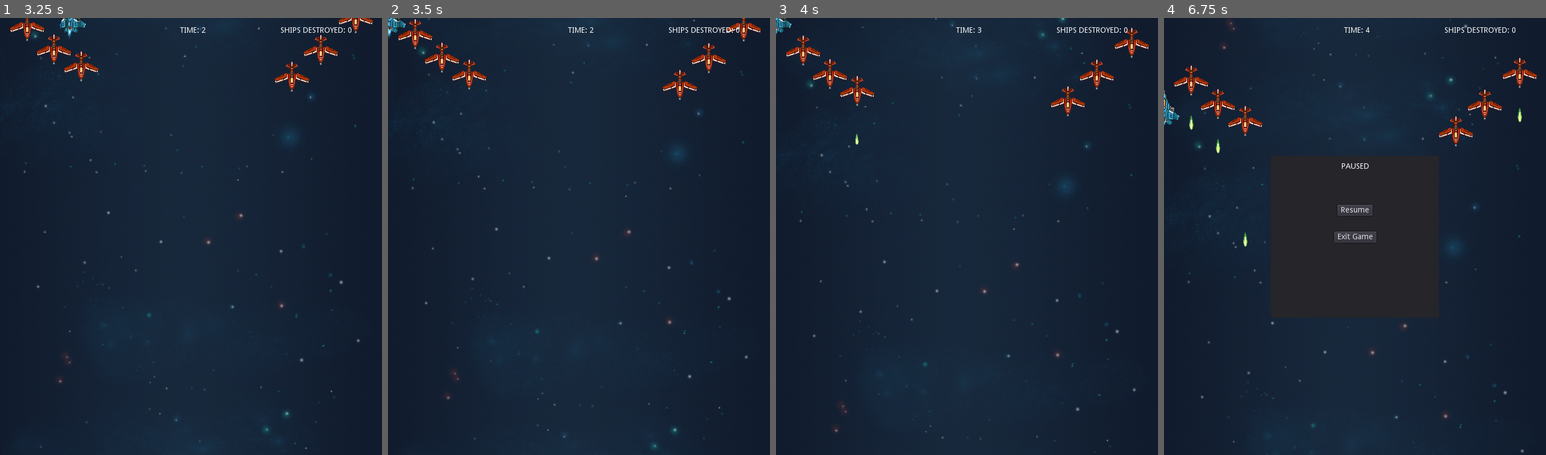
Above: before the commit, frames 1-4 (left to right).
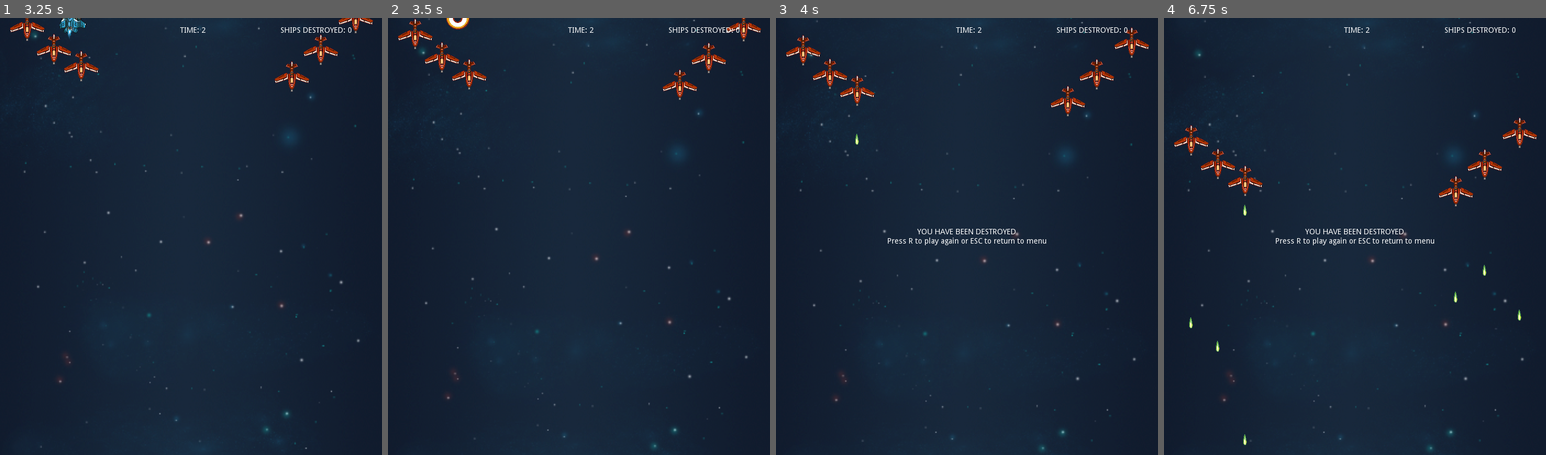
Above: after the commit, the same moments.

Repository: jdibble21/FP-Space-Odyssey
Game: Godot game, scene res://src/Menu.tscn
The game is run twice, just before and just after one commit, with the same random seed, the same clock (stepped at 60 frames per second) and the same inputs.
Inputs (mouse positions are in pixels of both pictures, inside the frame that each line leads up to):
- Up to frame 1 (3.25 s): click "PLAY!" at 0.5 s; move the mouse to (171, 323) at 1.27 s; hold W (move_up) 1.28-2.78 s; click (171, 323) at 1.35 s; move the mouse to (305, 302) at 2.02 s; click (305, 302) at 2.1 s; move the mouse to (76, 170) at 2.77 s; hold A (move_left) from 2.78 s (still down); click (76, 170) at 2.85 s
- Up to frame 2 (3.5 s): keep holding A (move_left)
- Up to frame 3 (4 s): keep holding A (move_left); move the mouse to (986, 236) at 3.52 s; click (986, 236) at 3.6 s
- Up to frame 4 (6.75 s): tap R every 0.75 s from 4.25 to 6.5 s; move the mouse to (1297, 127) at 4.27 s; release A (move_left) at 4.28 s; hold S (move_down) 4.28-5.03 s; click (1297, 127) at 4.35 s; tap Escape (pause_game) at 4.9 s; move the mouse to (1439, 214) at 5.02 s; hold D (move_right) 5.03-5.78 s; click (1439, 214) at 5.1 s; move the mouse to (1278, 258) at 5.77 s; hold W (move_up) 5.78-6.53 s; click (1278, 258) at 5.85 s; move the mouse to (1393, 140) at 6.52 s; hold D (move_right) from 6.53 s (still down); click (1393, 140) at 6.6 s

Frame 1 is identical in both runs. In frame 2, 0.2% of the frame differs, in the area x 0-22%, y 0-5%; in frame 3, 1.1%; in frame 4, 4.5%, in the area x 0-98%, y 0-100%.

Commit message:
Comply with style guide

Diff:
--- /dev/null
+++ b/project/src/AsteroidHazards/AsteroidHazardOne.gd
@@ -0,0 +1,14 @@
+# Asteroid hazard that spawns randomly on the x axis
+extends Area2D
+
+const SPEED := 80
+
+func _ready():
+	randomize()
+	position.x = randi()%670+30
+	$AnimationPlayer.play("active")
+
+func _process(delta):
+	position += transform.y * SPEED * delta
+	if position.y >= 800:
+		queue_free()
--- /dev/null
+++ b/project/src/AsteroidHazards/AsteroidHazardOne.tscn
@@ -0,0 +1,39 @@
+[gd_scene load_steps=5 format=2]
+
+[ext_resource path="res://src/AsteroidHazards/AsteroidHazardOne.gd" type="Script" id=1]
+[ext_resource path="res://assets/PixelSpaceRage/256px/Asteroid 01_png_processed.png" type="Texture" id=2]
+
+[sub_resource type="CircleShape2D" id=1]
+radius = 19.4813
+
+[sub_resource type="Animation" id=2]
+resource_name = "active"
+length = 2.0
+loop = true
+tracks/0/type = "value"
+tracks/0/path = NodePath("Sprite:rotation_degrees")
+tracks/0/interp = 1
+tracks/0/loop_wrap = true
+tracks/0/imported = false
+tracks/0/enabled = true
+tracks/0/keys = {
+"times": PoolRealArray( 0, 0.5, 1, 1.5, 2 ),
+"transitions": PoolRealArray( 1, 1, 1, 1, 1 ),
+"update": 0,
+"values": [ 0.0, 90.0, 180.0, 270.0, 360.0 ]
+}
+
+[node name="AsteroidHazardOne" type="Area2D" groups=[
+"hazard",
+]]
+script = ExtResource( 1 )
+
+[node name="CollisionShape2D" type="CollisionShape2D" parent="."]
+shape = SubResource( 1 )
+
+[node name="Sprite" type="Sprite" parent="."]
+rotation = 6.28319
+texture = ExtResource( 2 )
+
+[node name="AnimationPlayer" type="AnimationPlayer" parent="."]
+anims/active = SubResource( 2 )
--- a/project/src/Asteroid_Hazards/AsteroidHazardOne.gd
+++ /dev/null
@@ -1,13 +0,0 @@
-# Asteroid hazard that spawns randomly on the x axis
-extends Area2D
-
-const SPEED := 80
-
-func _ready():
-	position.x = randi()%670+30
-	$AnimationPlayer.play("active")
-
-func _process(delta):
-	position += transform.y * SPEED * delta
-	if position.y >= 800:
-		queue_free()
--- a/project/src/Asteroid_Hazards/AsteroidHazardOne.tscn
+++ /dev/null
@@ -1,39 +0,0 @@
-[gd_scene load_steps=5 format=2]
-
-[ext_resource path="res://src/Asteroid_Hazards/AsteroidHazardOne.gd" type="Script" id=1]
-[ext_resource path="res://assets/PixelSpaceRage/256px/Asteroid 01_png_processed.png" type="Texture" id=2]
-
-[sub_resource type="CircleShape2D" id=1]
-radius = 19.4813
-
-[sub_resource type="Animation" id=2]
-resource_name = "active"
-length = 2.0
-loop = true
-tracks/0/type = "value"
-tracks/0/path = NodePath("Sprite:rotation_degrees")
-tracks/0/interp = 1
-tracks/0/loop_wrap = true
-tracks/0/imported = false
-tracks/0/enabled = true
-tracks/0/keys = {
-"times": PoolRealArray( 0, 0.5, 1, 1.5, 2 ),
-"transitions": PoolRealArray( 1, 1, 1, 1, 1 ),
-"update": 0,
-"values": [ 0.0, 90.0, 180.0, 270.0, 360.0 ]
-}
-
-[node name="AsteroidHazardOne" type="Area2D" groups=[
-"hazard",
-]]
-script = ExtResource( 1 )
-
-[node name="CollisionShape2D" type="CollisionShape2D" parent="."]
-shape = SubResource( 1 )
-
-[node name="Sprite" type="Sprite" parent="."]
-rotation = 6.28319
-texture = ExtResource( 2 )
-
-[node name="AnimationPlayer" type="AnimationPlayer" parent="."]
-anims/active = SubResource( 2 )
--- /dev/null
+++ b/project/src/LevelOne/LevelOne.gd
@@ -0,0 +1,62 @@
+# Handles scrolling background, global values such as scoring, music,
+# and end of level situations. Also handles launching asteroid hazards
+# IGNORED WARNINGS:
+# the connect() functions returned a value I could not access
+# nor do I need to use, even though the signal itself is still used
+extends Node2D
+
+const SPEED := 2
+
+export (PackedScene) var _asteroid_one
+var _ships_destroyed := 0
+
+onready var _HUD := $HUD
+onready var _background := $ParallaxBackground/ParallaxLayer
+
+func _ready():
+# warning-ignore:return_value_discarded
+	$Player.connect("player_defeated",self,"_on_player_defeat")
+# warning-ignore:return_value_discarded
+	$Player.connect("enemy_destroyed",self,"_add_score")
+	$Player.current_pos = $PlayerSpawn.position
+	$PauseMenu/PausePanel.hide()
+	$MusicLoop.play()
+
+
+func _process(_delta):
+	if Input.is_action_pressed("pause_game"):
+		_on_pause_pressed()
+	if _background.position.y >= 800:
+		_background.motion_offset.y = 0
+	_background.motion_offset.y += SPEED
+	# Update HUD values
+	$HUD/TimeLabel.text = "TIME: " + str(_HUD.rounded_time)
+	$HUD/ScoreLabel.text = "SHIPS DESTROYED: " + str(_ships_destroyed)
+	if _HUD.rounded_time >= 25:
+		$HUD/GameOverLabel.show()
+		$MusicLoop.stop()
+		get_tree().paused = true
+
+
+func _on_player_defeat():
+	$HUD.set_process(false)
+	$MusicLoop.stop()
+	$HUD/DefeatLabel.show()
+	set_process(false)
+	$ShipSpawns/FormationSpawnTimer.stop()
+	$Player.queue_free()
+
+
+func _on_pause_pressed():
+	get_tree().paused = true
+	$PauseMenu/PausePanel.show()
+
+
+func _add_score():
+	_ships_destroyed += 1
+
+
+func _on_hazard_timer_timeout():
+	# Refactor to randomly add different types later
+	var _new_hazard = _asteroid_one.instance()
+	add_child(_new_hazard)
--- /dev/null
+++ b/project/src/LevelOne/LevelOne.tscn
@@ -0,0 +1,58 @@
+[gd_scene load_steps=10 format=2]
+
+[ext_resource path="res://src/StandardEnemies/StandardEnemyEasy.tscn" type="PackedScene" id=1]
+[ext_resource path="res://src/AsteroidHazards/AsteroidHazardOne.tscn" type="PackedScene" id=2]
+[ext_resource path="res://src/PauseMenu.tscn" type="PackedScene" id=3]
+[ext_resource path="res://src/Player/Player.tscn" type="PackedScene" id=4]
+[ext_resource path="res://src/Player/HUD.tscn" type="PackedScene" id=5]
+[ext_resource path="res://src/LevelOne/LevelOne.gd" type="Script" id=6]
+[ext_resource path="res://src/LevelOne/LevelOneShipSpawns.gd" type="Script" id=7]
+[ext_resource path="res://assets/PixelSpaceRage/PixelBackgroundSeamlessVertically.png" type="Texture" id=8]
+[ext_resource path="res://assets/sound_assets/443865__vabsounds__laserattack.ogg" type="AudioStream" id=9]
+
+[node name="LevelOne" type="Node2D"]
+script = ExtResource( 6 )
+_asteroid_one = ExtResource( 2 )
+
+[node name="HUD" parent="." instance=ExtResource( 5 )]
+
+[node name="Player" parent="." instance=ExtResource( 4 )]
+position = Vector2( 348.136, 355.099 )
+
+[node name="ParallaxBackground" type="ParallaxBackground" parent="."]
+
+[node name="ParallaxLayer" type="ParallaxLayer" parent="ParallaxBackground"]
+
+[node name="Sprite2" type="Sprite" parent="ParallaxBackground/ParallaxLayer"]
+scale = Vector2( 2.01388, 2.03633 )
+texture = ExtResource( 8 )
+centered = false
+
+[node name="Sprite3" type="Sprite" parent="ParallaxBackground/ParallaxLayer"]
+position = Vector2( 0, -813 )
+scale = Vector2( 2.01388, 2.03633 )
+texture = ExtResource( 8 )
+centered = false
+
+[node name="ShipSpawns" type="Node" parent="."]
+script = ExtResource( 7 )
+_basic_ship = ExtResource( 1 )
+
+[node name="FormationSpawnTimer" type="Timer" parent="ShipSpawns"]
+wait_time = 4.0
+autostart = true
+
+[node name="HazardTimer" type="Timer" parent="."]
+wait_time = 10.0
+autostart = true
+
+[node name="PlayerSpawn" type="Position2D" parent="."]
+position = Vector2( 354.136, 696.786 )
+
+[node name="MusicLoop" type="AudioStreamPlayer2D" parent="."]
+stream = ExtResource( 9 )
+volume_db = -9.087
+
+[node name="PauseMenu" parent="." instance=ExtResource( 3 )]
+[connection signal="timeout" from="ShipSpawns/FormationSpawnTimer" to="ShipSpawns" method="_on_FormationSpawnTimer_timeout"]
+[connection signal="timeout" from="HazardTimer" to="." method="_on_hazard_timer_timeout"]
--- a/project/src/Level_One/LevelOne.gd
+++ /dev/null
@@ -1,61 +0,0 @@
-# Handles scrolling background, global values such as scoring, music,
-# and end of level situations. Also handles launching asteroid hazards
-# IGNORED WARNINGS:
-# the connect() functions returned a value I could not access
-# nor do I need to use, even though the signal itself is still used
-extends Node2D
-
-const SPEED := 2
-
-export (PackedScene) var _asteroid_one
-var _ships_destroyed := 0
-
-onready var _HUD := $HUD
-onready var _background := $ParallaxBackground/ParallaxLayer
-
-func _ready():
-# warning-ignore:return_value_discarded
-	$Player.connect("player_defeated",self,"_on_player_defeat")
-# warning-ignore:return_value_discarded
-	$Player.connect("enemy_destroyed",self,"_add_score")
-	$Player.current_pos = $PlayerSpawn.position
-	$PauseMenu/PausePanel.hide()
-	$MusicLoop.play()
-
-
-func _process(_delta):
-	if Input.is_action_pressed("pause_game"):
-		_on_pause_pressed()
-	if _background.position.y >= 800:
-		_background.motion_offset.y = 0
-	_background.motion_offset.y += SPEED
-	# Update HUD values
-	$HUD/TimeLabel.text = "TIME: " + str(_HUD.rounded_time)
-	$HUD/ScoreLabel.text = "SHIPS DESTROYED: " + str(_ships_destroyed)
-	if _HUD.rounded_time >= 25:
-		$HUD/GameOverLabel.show()
-		$MusicLoop.stop()
-		get_tree().paused = true
-
-
-func _on_player_defeat():
-	$HUD.set_process(false)
-	$MusicLoop.stop()
-	$HUD/DefeatLabel.show()
-	set_process(false)
-	$Player.queue_free()
-
-
-func _on_pause_pressed():
-	get_tree().paused = true
-	$PauseMenu/PausePanel.show()
-
-
-func _add_score():
-	_ships_destroyed += 1
-
-
-func _on_hazard_timer_timeout():
-	# Refactor to randomly add different types later
-	var _new_hazard = _asteroid_one.instance()
-	add_child(_new_hazard)
--- a/project/src/Level_One/LevelOne.tscn
+++ /dev/null
@@ -1,58 +0,0 @@
-[gd_scene load_steps=10 format=2]
-
-[ext_resource path="res://src/Level_One/LevelOne.gd" type="Script" id=1]
-[ext_resource path="res://src/Level_One/LevelOneShipSpawns.gd" type="Script" id=2]
-[ext_resource path="res://src/Player/Player.tscn" type="PackedScene" id=3]
-[ext_resource path="res://src/Asteroid_Hazards/AsteroidHazardOne.tscn" type="PackedScene" id=4]
-[ext_resource path="res://src/Standard_Enemies/StandardEnemyEasy.tscn" type="PackedScene" id=5]
-[ext_resource path="res://assets/PixelSpaceRage/PixelBackgroundSeamlessVertically.png" type="Texture" id=6]
-[ext_resource path="res://src/Player/HUD.tscn" type="PackedScene" id=7]
-[ext_resource path="res://assets/sound_assets/443865__vabsounds__laserattack.ogg" type="AudioStream" id=8]
-[ext_resource path="res://src/PauseMenu.tscn" type="PackedScene" id=9]
-
-[node name="LevelOne" type="Node2D"]
-script = ExtResource( 1 )
-_asteroid_one = ExtResource( 4 )
-
-[node name="HUD" parent="." instance=ExtResource( 7 )]
-
-[node name="Player" parent="." instance=ExtResource( 3 )]
-position = Vector2( 348.136, 355.099 )
-
-[node name="ParallaxBackground" type="ParallaxBackground" parent="."]
-
-[node name="ParallaxLayer" type="ParallaxLayer" parent="ParallaxBackground"]
-
-[node name="Sprite2" type="Sprite" parent="ParallaxBackground/ParallaxLayer"]
-scale = Vector2( 2.01388, 2.03633 )
-texture = ExtResource( 6 )
-centered = false
-
-[node name="Sprite3" type="Sprite" parent="ParallaxBackground/ParallaxLayer"]
-position = Vector2( 0, -813 )
-scale = Vector2( 2.01388, 2.03633 )
-texture = ExtResource( 6 )
-centered = false
-
-[node name="ShipSpawns" type="Node" parent="."]
-script = ExtResource( 2 )
-_basic_ship = ExtResource( 5 )
-
-[node name="FormationSpawnTimer" type="Timer" parent="ShipSpawns"]
-wait_time = 4.0
-autostart = true
-
-[node name="HazardTimer" type="Timer" parent="."]
-wait_time = 10.0
-autostart = true
-
-[node name="PlayerSpawn" type="Position2D" parent="."]
-position = Vector2( 354.136, 696.786 )
-
-[node name="MusicLoop" type="AudioStreamPlayer2D" parent="."]
-stream = ExtResource( 8 )
-volume_db = -9.087
-
-[node name="PauseMenu" parent="." instance=ExtResource( 9 )]
-[connection signal="timeout" from="ShipSpawns/FormationSpawnTimer" to="ShipSpawns" method="_on_FormationSpawnTimer_timeout"]
-[connection signal="timeout" from="HazardTimer" to="." method="_on_hazard_timer_timeout"]
--- a/project/src/Menu.gd
+++ b/project/src/Menu.gd
@@ -1,14 +1,14 @@
+# Handles menu animation and loading the gameplay scenes on
+# button press
 extends CanvasLayer
 
-onready var _gameplay_scene = load("res://src/Level_One/LevelOne.tscn")
+onready var _gameplay_scene = load("res://src/LevelOne/LevelOne.tscn")
 
 func _ready():
 	$ShipSprite/ShipExhaust.play("active")
 	$MenuMusic.play()
 
 
-
 func _on_PlayButton_pressed():
-	print("pressed")
 	queue_free()
 	get_tree().get_root().add_child(_gameplay_scene.instance())
--- a/project/src/PauseMenu.gd
+++ b/project/src/PauseMenu.gd
@@ -1,7 +1,9 @@
+# Handles pausing the game while keeping this node active
+# to listen for resume button press or exit to menu press
+# and executing accordingly
 extends CanvasLayer
 
-
-onready var _menu_scene = preload("res://src/Menu.tscn")
+onready var _menu_scene = load("res://src/Menu.tscn")
 
 func _on_ResumeButton_pressed():
 	$PausePanel.hide()
@@ -9,7 +11,8 @@
 
 
 func _on_ReturnMenuButton_pressed():
+	print(get_parent())
+	get_tree().paused = false
 	get_parent().queue_free()
-	get_tree().paused = false
 	queue_free()
-	get_tree().get_root().add_child(load("res://src/Menu.tscn").instance())
+	get_tree().get_root().add_child(_menu_scene.instance())
--- a/project/src/Player/HUD.gd
+++ b/project/src/Player/HUD.gd
@@ -1,5 +1,6 @@
+# Handles hiding some HUD elements, and keeping an upticking
+# timer for game time
 extends CanvasLayer
-
 
 var _time := 0.0
 var rounded_time := int(_time)
@@ -7,10 +8,13 @@
 onready var _time_label := $TimeLabel
 onready var _gameover_label := $GameOverLabel
 onready var _defeat_label := $DefeatLabel
+onready var _finalscore_label := $FinalScoreLabel
 
 func _ready():
 	_gameover_label.hide()
 	_defeat_label.hide()
+	_finalscore_label.hide()
+
 
 func _process(delta):
 	_time += delta
--- a/project/src/Player/HUD.tscn
+++ b/project/src/Player/HUD.tscn
@@ -60,3 +60,17 @@
 __meta__ = {
 "_edit_use_anchors_": false
 }
+
+[node name="FinalScoreLabel" type="Label" parent="."]
+anchor_left = 0.5
+anchor_top = 0.5
+anchor_right = 0.5
+anchor_bottom = 0.5
+margin_left = -73.5
+margin_top = 32.0
+margin_right = 73.5
+margin_bottom = 46.0
+text = "Total Ships Destroyed: "
+__meta__ = {
+"_edit_use_anchors_": false
+}
--- a/project/src/Player/Player.gd
+++ b/project/src/Player/Player.gd
@@ -66,5 +66,6 @@
 			yield(timer, "timeout")
 			emit_signal("player_defeated")
 
+
 func _on_enemy_destroyed():
 	emit_signal("enemy_destroyed")
--- a/project/src/Projectiles/EnemyStandardBullet.gd
+++ b/project/src/Projectiles/EnemyStandardBullet.gd
@@ -1,7 +1,8 @@
+# Handles physics of enemy standard attack. Will trigger player to
+# be hit on area contact
 extends Area2D
 
 const SPEED := 200
-
 
 func _ready():
 	$AnimatedSprite.play("active")
--- /dev/null
+++ b/project/src/StandardEnemies/StandardEnemyEasy.gd
@@ -0,0 +1,41 @@
+extends KinematicBody2D
+
+const SPEED := 60
+
+export (PackedScene) var Bullet
+
+var _initial_fire_delay := randi()%6+1
+var _fire_delay := randi()%8+2
+var _time_elapsed := 0.0
+
+func _ready():
+	$AnimatedSprite.play("normal")
+
+
+func _process(delta):
+	_time_elapsed += delta
+	if int(_time_elapsed) == _fire_delay:
+		_fire()
+		_time_elapsed = 0.0
+	position += transform.y * SPEED * delta
+	if position.y >= 800:
+		queue_free()
+
+
+func _fire():
+	var b = Bullet.instance()
+	var root_attach = get_tree().get_root().get_node("LevelOne")
+	root_attach.add_child(b)
+	b.transform = $Muzzle.global_transform
+
+
+func _on_HitBox_area_entered(area):
+	if area.is_in_group("player_bullet"):
+		$AnimatedSprite.play("destroyed")
+		$Muzzle/Sprite.hide()
+		var timer = Timer.new()
+		timer.set_wait_time(0.3)
+		add_child(timer)
+		timer.start()
+		yield(timer, "timeout")
+		queue_free()
--- /dev/null
+++ b/project/src/StandardEnemies/StandardEnemyEasy.tscn
@@ -0,0 +1,67 @@
+[gd_scene load_steps=17 format=2]
+
+[ext_resource path="res://src/Projectiles/EnemyStandardBullet.tscn" type="PackedScene" id=1]
+[ext_resource path="res://assets/PixelSpaceRage/256px/Explosion01_Frame_06_png_processed.png" type="Texture" id=2]
+[ext_resource path="res://assets/PixelSpaceRage/256px/Explosion01_Frame_05_png_processed.png" type="Texture" id=3]
+[ext_resource path="res://assets/PixelSpaceRage/256px/Explosion01_Frame_07_png_processed.png" type="Texture" id=4]
+[ext_resource path="res://assets/PixelSpaceRage/256px/Explosion01_Frame_03_png_processed.png" type="Texture" id=5]
+[ext_resource path="res://assets/PixelSpaceRage/256px/Explosion01_Frame_04_png_processed.png" type="Texture" id=6]
+[ext_resource path="res://assets/PixelSpaceRage/256px/Explosion01_Frame_08_png_processed.png" type="Texture" id=7]
+[ext_resource path="res://assets/PixelSpaceRage/256px/Explosion01_Frame_01_png_processed.png" type="Texture" id=8]
+[ext_resource path="res://assets/PixelSpaceRage/256px/GunTurret_ExampleGun_png_processed.png" type="Texture" id=9]
+[ext_resource path="res://assets/PixelSpaceRage/256px/Explosion01_Frame_09_png_processed.png" type="Texture" id=10]
+[ext_resource path="res://assets/PixelSpaceRage/256px/Explosion01_Frame_02_png_processed.png" type="Texture" id=11]
+[ext_resource path="res://assets/PixelSpaceRage/256px/Enemy02Red_Frame_1_png_processed.png" type="Texture" id=12]
+[ext_resource path="res://src/StandardEnemies/StandardEnemyEasy.gd" type="Script" id=13]
+
+[sub_resource type="CircleShape2D" id=1]
+radius = 30.9355
+
+[sub_resource type="SpriteFrames" id=2]
+animations = [ {
+"frames": [ ExtResource( 12 ) ],
+"loop": true,
+"name": "normal",
+"speed": 5.0
+}, {
+"frames": [ ExtResource( 8 ), ExtResource( 11 ), ExtResource( 5 ), ExtResource( 6 ), ExtResource( 3 ), ExtResource( 2 ), ExtResource( 4 ), ExtResource( 10 ), ExtResource( 7 ) ],
+"loop": false,
+"name": "destroyed",
+"speed": 26.0
+} ]
+
+[sub_resource type="CircleShape2D" id=3]
+radius = 30.0772
+
+[node name="StandardEnemyEasy" type="KinematicBody2D" groups=[
+"enemy_ship",
+"hazard",
+]]
+script = ExtResource( 13 )
+Bullet = ExtResource( 1 )
+
+[node name="CollisionShape2D" type="CollisionShape2D" parent="."]
+shape = SubResource( 1 )
+
+[node name="Muzzle" type="Position2D" parent="."]
+position = Vector2( 0, 36 )
+
+[node name="Sprite" type="Sprite" parent="Muzzle"]
+position = Vector2( 0.0554581, -12.0156 )
+scale = Vector2( 0.513865, 0.525494 )
+texture = ExtResource( 9 )
+
+[node name="AnimatedSprite" type="AnimatedSprite" parent="." groups=[
+"hazard",
+]]
+frames = SubResource( 2 )
+animation = "destroyed"
+
+[node name="HitBox" type="Area2D" parent="." groups=[
+"enemy_ship",
+"hazard",
+]]
+
+[node name="CollisionShape2D" type="CollisionShape2D" parent="HitBox"]
+shape = SubResource( 3 )
+[connection signal="area_entered" from="HitBox" to="." method="_on_HitBox_area_entered"]
--- a/project/src/Standard_Enemies/StandardEnemyEasy.gd
+++ /dev/null
@@ -1,41 +0,0 @@
-extends KinematicBody2D
-
-const SPEED := 60
-
-export (PackedScene) var Bullet
-
-var _initial_fire_delay := randi()%6+1
-var _fire_delay := randi()%8+2
-var _time_elapsed := 0.0
-
-func _ready():
-	$AnimatedSprite.play("normal")
-
-
-func _process(delta):
-	_time_elapsed += delta
-	if int(_time_elapsed) == _fire_delay:
-		_fire()
-		_time_elapsed = 0.0
-	position += transform.y * SPEED * delta
-	if position.y >= 800:
-		queue_free()
-
-
-func _fire():
-	var b = Bullet.instance()
-	var root_attach = get_tree().get_root().get_node(".")
-	root_attach.add_child(b)
-	b.transform = $Muzzle.global_transform
-
-
-func _on_HitBox_area_entered(area):
-	if area.is_in_group("player_bullet"):
-		$AnimatedSprite.play("destroyed")
-		$Muzzle/Sprite.hide()
-		var timer = Timer.new()
-		timer.set_wait_time(0.3)
-		add_child(timer)
-		timer.start()
-		yield(timer, "timeout")
-		queue_free()
--- a/project/src/Standard_Enemies/StandardEnemyEasy.tscn
+++ /dev/null
@@ -1,65 +0,0 @@
-[gd_scene load_steps=17 format=2]
-
-[ext_resource path="res://assets/PixelSpaceRage/256px/Explosion01_Frame_02_png_processed.png" type="Texture" id=1]
-[ext_resource path="res://assets/PixelSpaceRage/256px/Explosion01_Frame_09_png_processed.png" type="Texture" id=2]
-[ext_resource path="res://assets/PixelSpaceRage/256px/Enemy02Red_Frame_1_png_processed.png" type="Texture" id=3]
-[ext_resource path="res://src/Standard_Enemies/StandardEnemyEasy.gd" type="Script" id=4]
-[ext_resource path="res://assets/PixelSpaceRage/256px/GunTurret_ExampleGun_png_processed.png" type="Texture" id=5]
-[ext_resource path="res://src/Projectiles/EnemyStandardBullet.tscn" type="PackedScene" id=6]
-[ext_resource path="res://assets/PixelSpaceRage/256px/Explosion01_Frame_06_png_processed.png" type="Texture" id=7]
-[ext_resource path="res://assets/PixelSpaceRage/256px/Explosion01_Frame_05_png_processed.png" type="Texture" id=8]
-[ext_resource path="res://assets/PixelSpaceRage/256px/Explosion01_Frame_07_png_processed.png" type="Texture" id=9]
-[ext_resource path="res://assets/PixelSpaceRage/256px/Explosion01_Frame_01_png_processed.png" type="Texture" id=10]
-[ext_resource path="res://assets/PixelSpaceRage/256px/Explosion01_Frame_03_png_processed.png" type="Texture" id=11]
-[ext_resource path="res://assets/PixelSpaceRage/256px/Explosion01_Frame_04_png_processed.png" type="Texture" id=12]
-[ext_resource path="res://assets/PixelSpaceRage/256px/Explosion01_Frame_08_png_processed.png" type="Texture" id=13]
-
-[sub_resource type="CircleShape2D" id=1]
-radius = 30.9355
-
-[sub_resource type="SpriteFrames" id=2]
-animations = [ {
-"frames": [ ExtResource( 3 ) ],
-"loop": true,
-"name": "normal",
-"speed": 5.0
-}, {
-"frames": [ ExtResource( 10 ), ExtResource( 1 ), ExtResource( 11 ), ExtResource( 12 ), ExtResource( 8 ), ExtResource( 7 ), ExtResource( 9 ), ExtResource( 2 ), ExtResource( 13 ) ],
-"loop": false,
-"name": "destroyed",
-"speed": 26.0
-} ]
-
-[sub_resource type="CircleShape2D" id=3]
-radius = 30.0772
-
-[node name="StandardEnemyEasy" type="KinematicBody2D" groups=[
-"enemy_ship",
-]]
-script = ExtResource( 4 )
-Bullet = ExtResource( 6 )
-
-[node name="CollisionShape2D" type="CollisionShape2D" parent="."]
-shape = SubResource( 1 )
-
-[node name="Muzzle" type="Position2D" parent="."]
-position = Vector2( 0, 36 )
-
-[node name="Sprite" type="Sprite" parent="Muzzle"]
-position = Vector2( 0.0554581, -12.0156 )
-scale = Vector2( 0.513865, 0.525494 )
-texture = ExtResource( 5 )
-
-[node name="AnimatedSprite" type="AnimatedSprite" parent="." groups=[
-"hazard",
-]]
-frames = SubResource( 2 )
-animation = "destroyed"
-
-[node name="HitBox" type="Area2D" parent="." groups=[
-"enemy_ship",
-]]
-
-[node name="CollisionShape2D" type="CollisionShape2D" parent="HitBox"]
-shape = SubResource( 3 )
-[connection signal="area_entered" from="HitBox" to="." method="_on_HitBox_area_entered"]
Binary file removed: project/assets/PixelSpaceRage/256px/Asteroid 02_png_processed.png
Not shown, removed: project/assets/PixelSpaceRage/256px/Asteroid 02_png_processed.png.import
Binary file removed: project/assets/PixelSpaceRage/256px/Asteroid 03_png_processed.png
Not shown, removed: project/assets/PixelSpaceRage/256px/Asteroid 03_png_processed.png.import
Binary file removed: project/assets/PixelSpaceRage/256px/Asteroid 04_png_processed.png
Not shown, removed: project/assets/PixelSpaceRage/256px/Asteroid 04_png_processed.png.import
Binary file removed: project/assets/PixelSpaceRage/256px/Cover_Blue_png_processed.png
Not shown, removed: project/assets/PixelSpaceRage/256px/Cover_Blue_png_processed.png.import
Binary file removed: project/assets/PixelSpaceRage/256px/Cover_Green_png_processed.png
Not shown, removed: project/assets/PixelSpaceRage/256px/Cover_Green_png_processed.png.import
Binary file removed: project/assets/PixelSpaceRage/256px/Cover_Red_png_processed.png
Not shown, removed: project/assets/PixelSpaceRage/256px/Cover_Red_png_processed.png.import
(and 145 more such lines)
